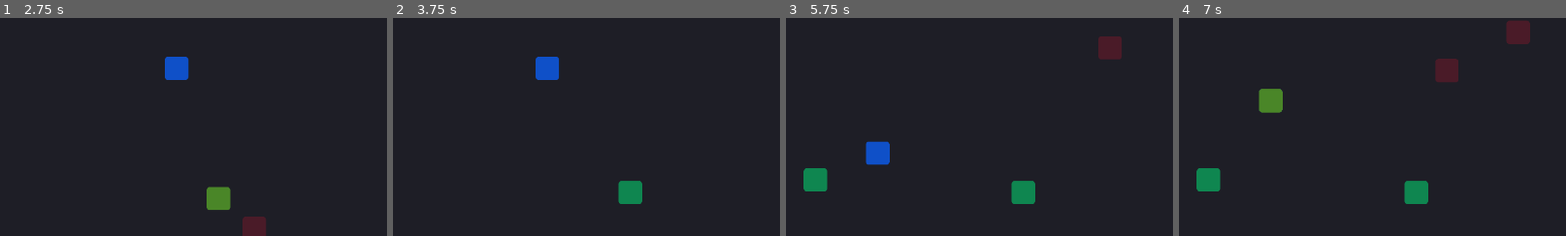
Above: before the commit, frames 1-4 (left to right).
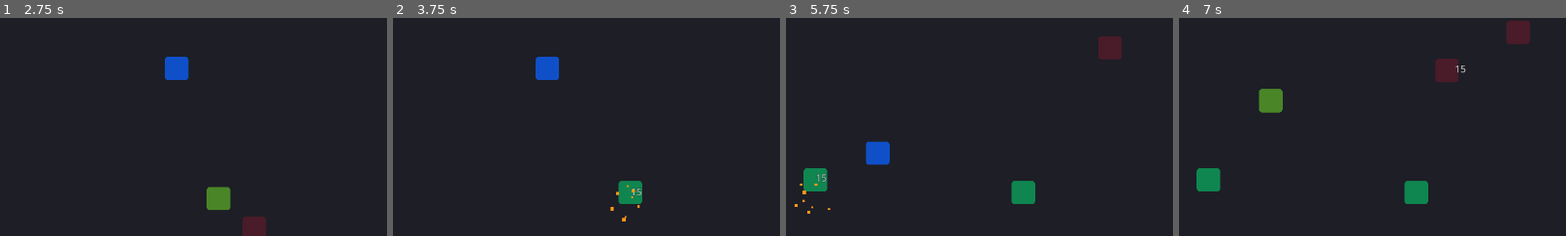
Above: after the commit, the same moments.

Repository: finaljoke/game-vsl
Game: Godot game, scene res://scenes/main/main.tscn
Same seed, same stepped clock (60 frames per second), same inputs: the game is played once before the commit and once after it.
Inputs (mouse positions are % of the whole screen's width and height, from its top left):
- Up to frame 1 (2.75 s): tap Enter at 0.5 s; move the mouse to (72, 45) at 0.52 s; hold D (move_right) 0.53-1.25 s; click (72, 45) at 0.67 s; drag from (30, 55) to (61, 50) at 1.27 s; move the mouse to (60, 28) at 2.02 s; hold D (move_right) from 2.03 s (still down)
- Up to frame 2 (3.75 s): release D (move_right) at 2.75 s; drag from (45, 70) to (78, 81) at 2.77 s; move the mouse to (80, 65) at 3.52 s; hold A (move_left) from 3.53 s (still down)
- Up to frame 3 (5.75 s): release A (move_left) at 4.25 s; drag from (20, 35) to (35, 25) at 4.27 s; move the mouse to (55, 50) at 5.02 s; hold S (move_down) from 5.03 s (still down); click (55, 50) at 5.17 s
- Up to frame 4 (7 s): release S (move_down) at 5.75 s; drag from (35, 25) to (30, 55) at 5.77 s; move the mouse to (72, 45) at 6.52 s; hold W (move_up) from 6.53 s (still down)
The pictures show only the part of the screen within x 49-99%, y 38-88%; the shares and areas given below are measured in that part.

Frame 1 is identical in both runs. In frame 2, 0.1% of the frame differs, in the area x 56-65%, y 76-94%; in frame 3, 0.1%; in frame 4, less than 0.1%.

Commit message:
feat: wire GameFeel signal emits into enemy, player, xp_gem
Co-Authored-By: Claude Sonnet 4.6 <noreply@anthropic.com>

Diff:
--- a/scenes/collectibles/xp_gem.gd
+++ b/scenes/collectibles/xp_gem.gd
@@ -22,5 +22,6 @@
 		var dir := (_player.global_position - global_position).normalized()
 		global_position += dir * MAGNET_SPEED * delta
 		if global_position.distance_to(_player.global_position) <= COLLECT_DIST:
+			GameFeel.xp_collected.emit(global_position)
 			_player.add_xp(XP_VALUE)
 			queue_free()
--- a/scenes/enemies/enemy.gd
+++ b/scenes/enemies/enemy.gd
@@ -23,6 +23,8 @@
 
 func take_damage(amount: float) -> void:
 	hp -= amount
+	GameFeel.enemy_hit.emit(amount, global_position, self)
 	if hp <= 0.0:
+		GameFeel.enemy_died.emit(global_position)
 		died.emit(global_position)
 		queue_free()
--- a/scenes/player/player.gd
+++ b/scenes/player/player.gd
@@ -32,6 +32,7 @@
 	if _dead:
 		return
 	hp = max(0.0, hp - amount)
+	GameFeel.player_hit.emit(amount)
 	if hp <= 0.0:
 		_dead = true
 		died.emit()
@@ -42,6 +43,7 @@
 		xp -= xp_threshold
 		xp_threshold *= 1.2
 		level += 1
+		GameFeel.player_leveled_up.emit(level)
 		leveled_up.emit(level)
 
 func get_xp_percent() -> float:
